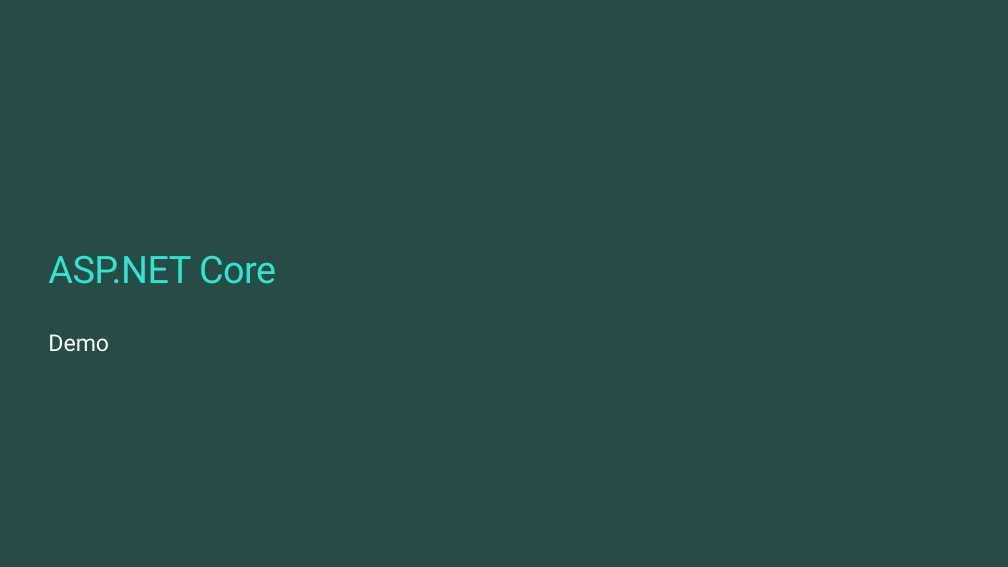
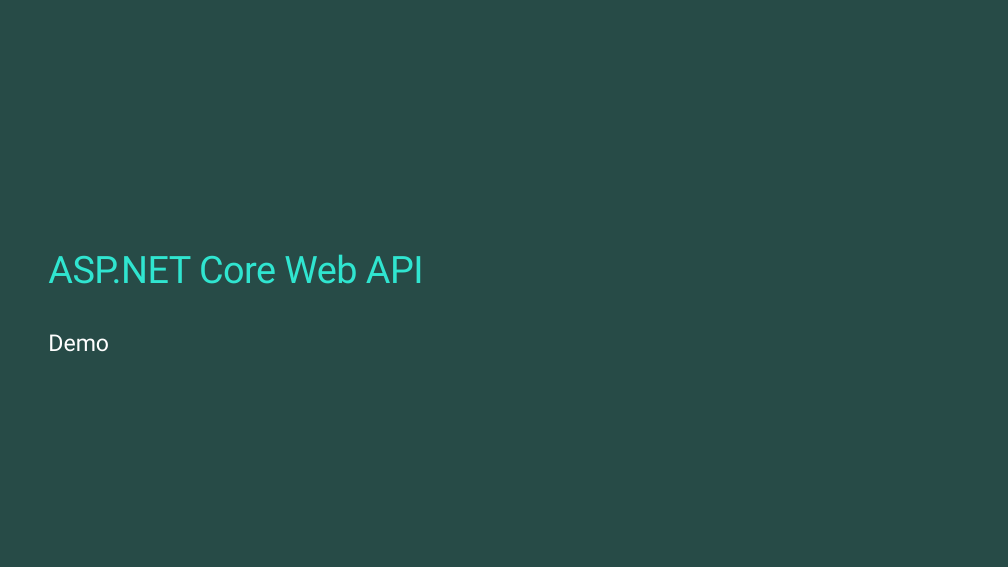
Before and after one commit to ondfisk/BDSA2019, a slide deck: slide 27 of Slides/Lecture09 - JSON and the REST - ASP.NET Core.pptx (slide 24 before the commit). Drawn at 1008x567 pixels with LibreOffice and Linux fonts; fonts in the diff are those of the drawing; background and template pictures are left out. Boxes give left, top, right and bottom in pixels: in the first picture for what was removed or moved away, otherwise in the second. Text is boxed around its words. In the diff, an @@ line names an element or a change of style, - is before the commit and + after.

```diff
--- a/Slides/Lecture09 - JSON and the REST - ASP.NET Core.pptx
+++ b/Slides/Lecture09 - JSON and the REST - ASP.NET Core.pptx
@@ title at [48,254,424,284]: text changed @@
-ASP.NET Core
+ASP.NET Core Web API
```
Also in this commit, not shown: 13 slides added, 13 other files.
